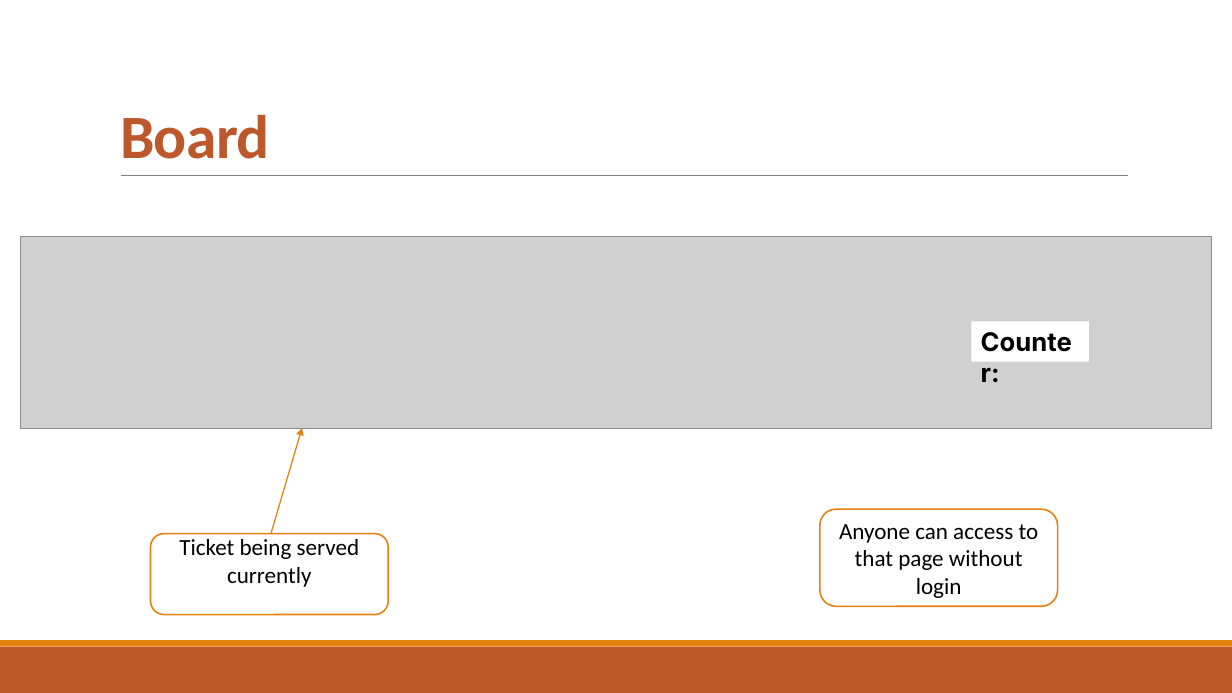
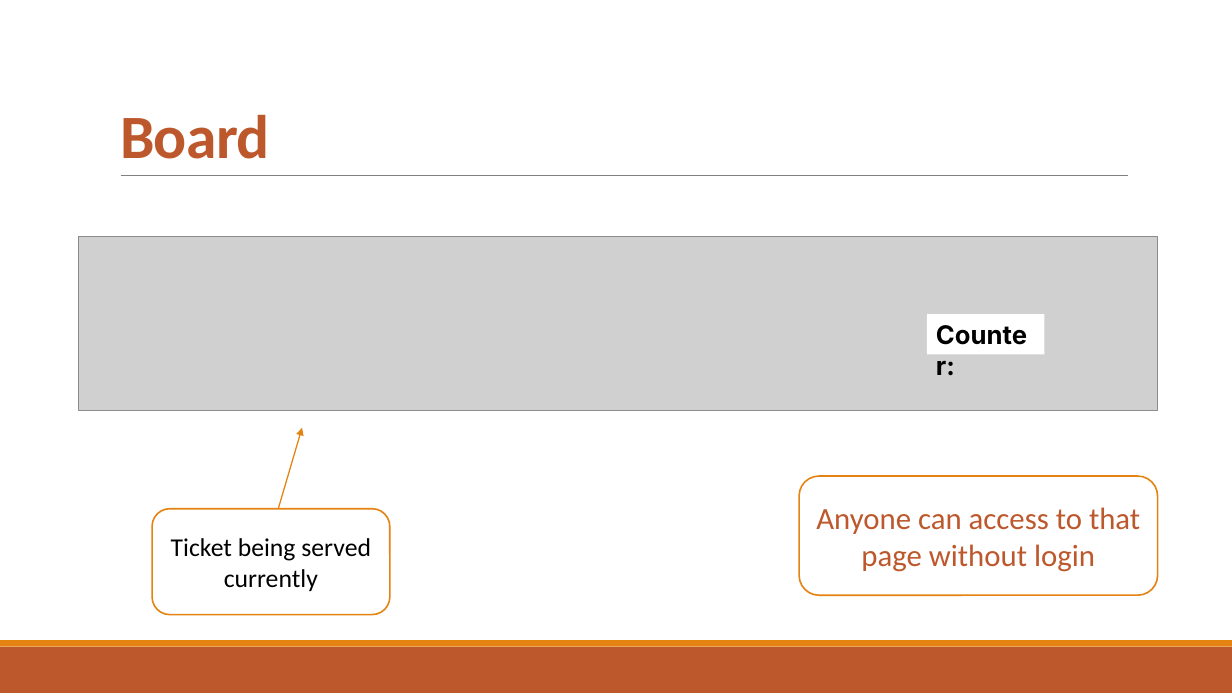
Before and after one commit to djemar/se2021-04-OfficeQueueManager, a slide deck: slide 7 of PresentationW1.pptx. Drawn at 1232x693 pixels with LibreOffice and Linux fonts; fonts in the diff are those of the drawing; grey boxes stand for pictures. Boxes give left, top, right and bottom in pixels: in the first picture for what was removed or moved away, otherwise in the second. Text is boxed around its words. In the diff, an @@ line names an element or a change of style, - is before the commit and + after.

```diff
--- a/PresentationW1.pptx
+++ b/PresentationW1.pptx
@@ picture: place and size @@
-picture at <box>20,237,1213,429</box>
+picture at <box>79,237,1158,411</box>
@@ rectangle "Counter:": place and size @@
-rectangle "Counter:" at <box>971,322,1089,362</box>
+rectangle "Counter:" at <box>927,314,1044,355</box>
@@ rounded rectangle "Anyone can access to that ...": place and size @@
-rounded rectangle "Anyone can access to that ..." at <box>820,509,1057,606</box>
+rounded rectangle "Anyone can access to that ..." at <box>799,476,1158,595</box>
@@ rounded rectangle "Anyone can access to that ..." at <box>799,476,1158,595</box>: size 18 to 24 pt, text colour #000000 to #BD582C @@
@@ rounded rectangle "Ticket being served currently": place and size @@
-rounded rectangle "Ticket being served currently" at <box>151,534,388,616</box>
+rounded rectangle "Ticket being served currently" at <box>152,509,390,616</box>
@@ rounded rectangle "Ticket being served currently" at <box>152,509,390,616</box>: size 18 to 20 pt @@
```
Also in this commit, not shown: 9 other slides changed.
